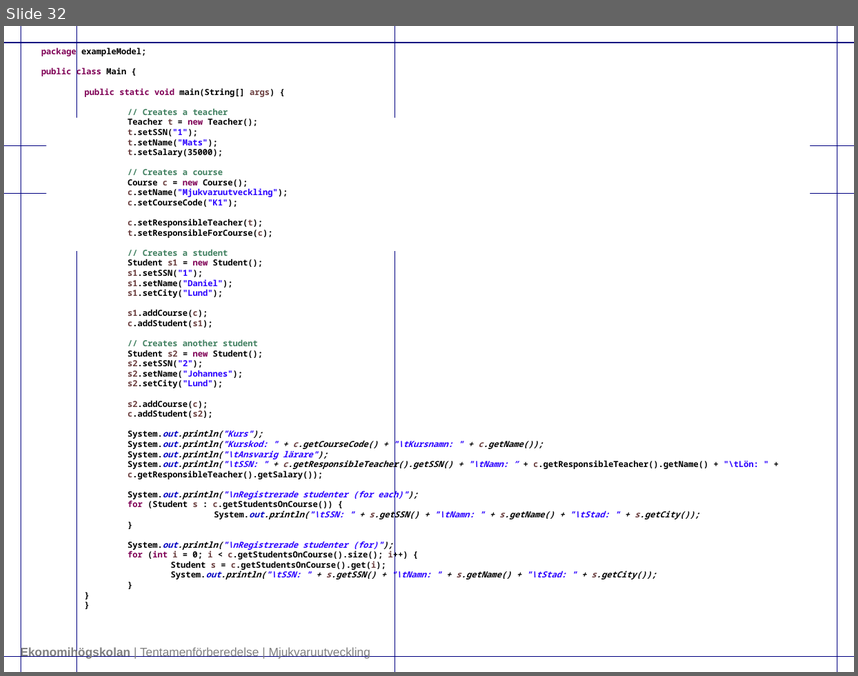
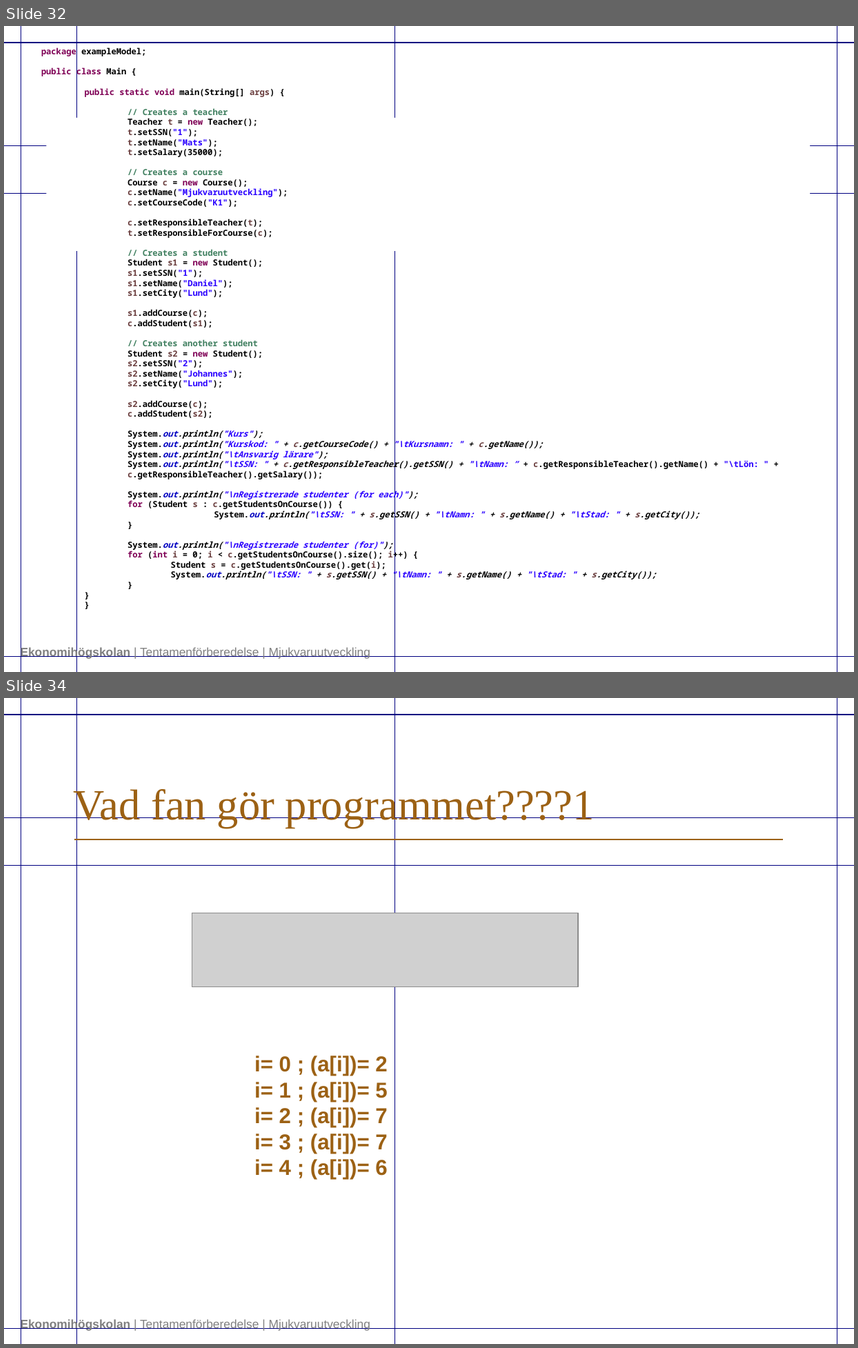
Before and after one commit to submarines-and/Exam-Preparations, a slide deck: Tentamenförberedelse_java_1.0.pptx. Shown one above the other, each under a label of ours: slide 32 before the commit, slides 32 and 34 after it; the slides between them are not shown. The pictures are 858x676 and 858x1348 pixels, drawn with LibreOffice and Linux fonts; fonts in the diff are those of the drawing; grey boxes stand for pictures; background and template pictures are left out. Boxes give left, top, right and bottom in pixels: in the first picture for what was removed or moved away, otherwise in the second. Text is boxed around its words. In the diff, an @@ line names an element or a change of style, - is before the commit and + after.

```diff
--- a/Tentamenförberedelse_java_1.0.pptx
+++ b/Tentamenförberedelse_java_1.0.pptx
@@ slide 34 added at (4,698,854,1344), background #FFFFFF; not listed: 9 template elements that a slide beside it also shows @@
@@ title added at (73,785,595,827), 36 pt, text #9C6114 @@
+Vad fan gör programmet????1
@@ line added from (75, 839) to (783, 839), #9C6114 0.75 pt @@
@@ picture added at (192,913,579,986) @@
@@ text added at (254,1055,387,1179), 18 pt, text #9C6114, bold @@
+i= 0 ; (a[i])= 2
+i= 1 ; (a[i])= 5
+i= 2 ; (a[i])= 7
+i= 3 ; (a[i])= 7
+i= 4 ; (a[i])= 6
```
Also in this commit, not shown: 2 other slides added.
